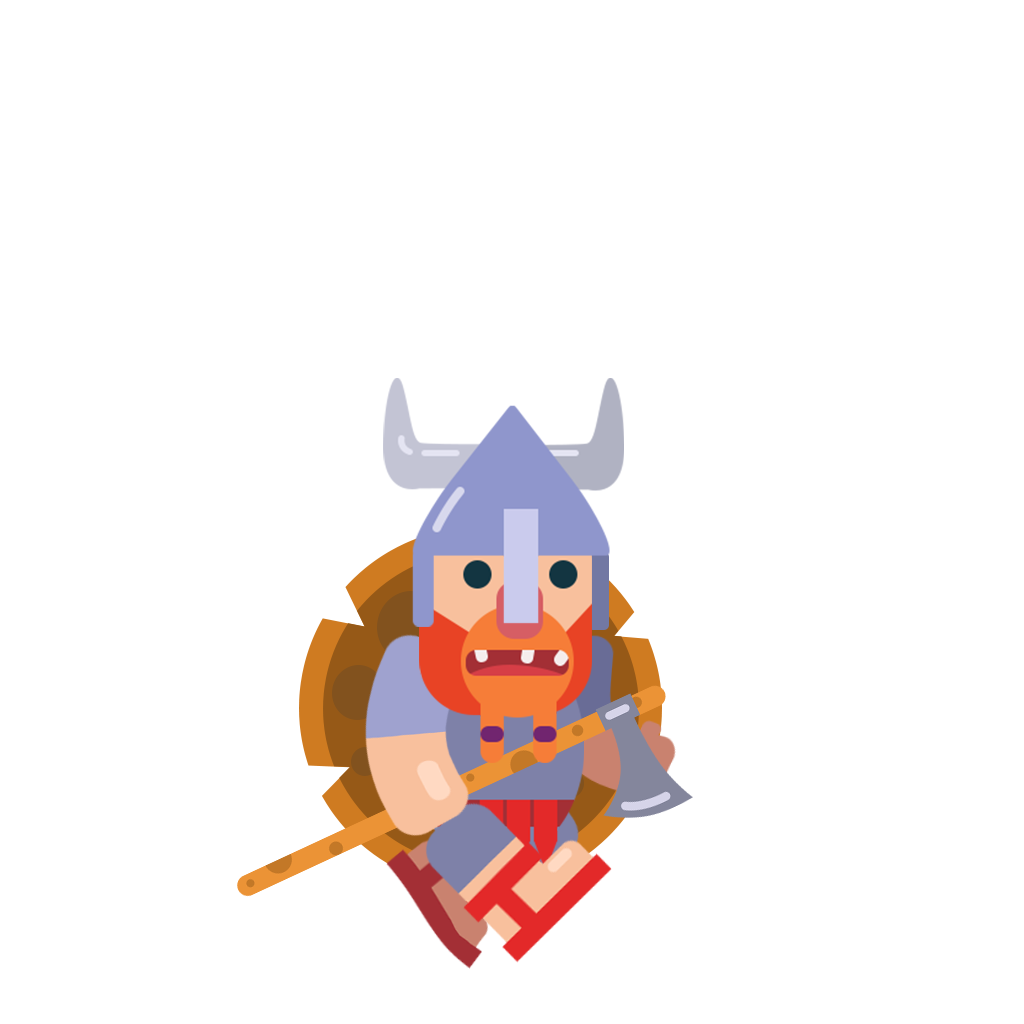
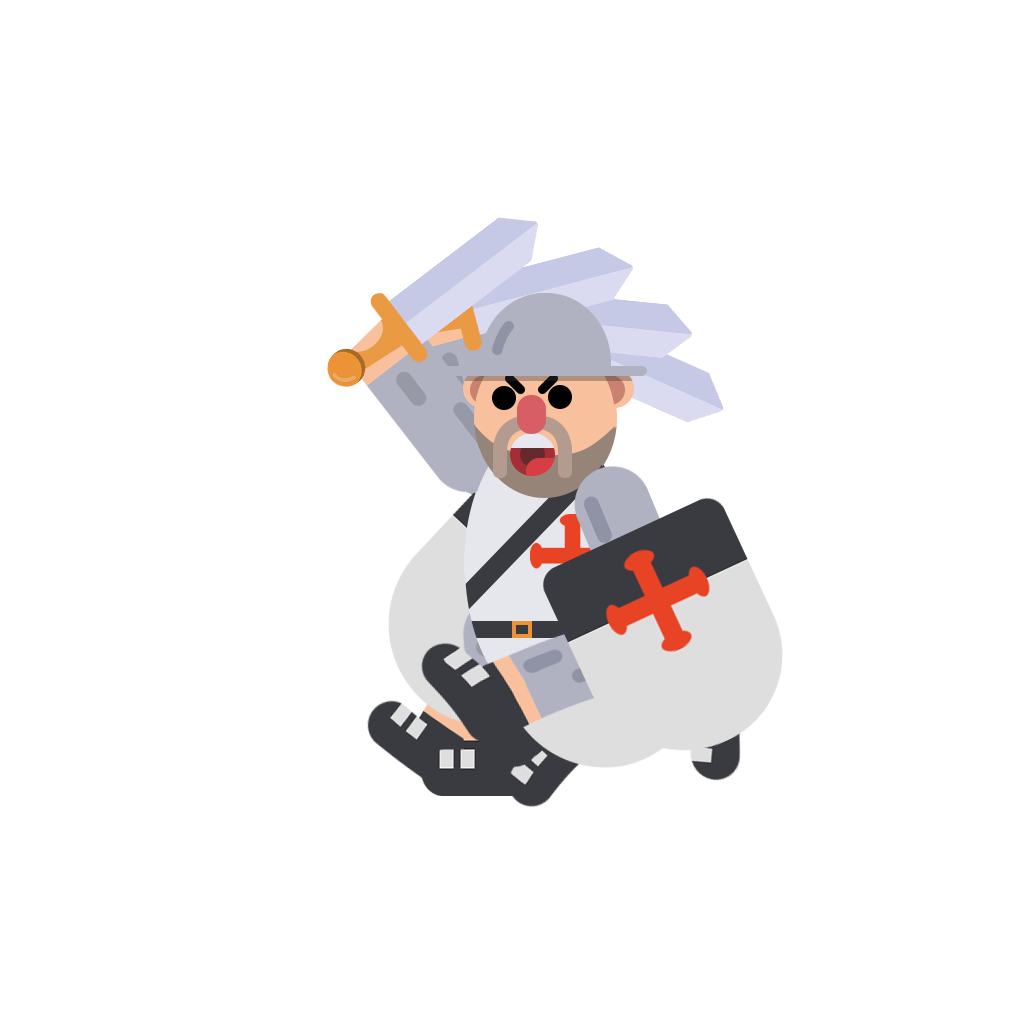
Comparing the layer stacks of the two 1024 × 1024 images. Changes:
added layer "Up" (1st of 3) above "kickoff" over [327, 217, 783, 752]
added layer "kickoff" (1st of 3) above "Passing" over [381, 247, 706, 808]
added layer "Passing" (1st of 3) above "Contact" over [421, 275, 745, 796]
added layer "Contact" (1st of 3) above "Character" over [366, 292, 777, 788]
added group "Character" with 4 layers above "v1" over [236, 364, 750, 969]
hid "Up" (2nd of 3, in "Character"), moved it into group "Character" over [295, 364, 750, 938]
hid "kickoff" (2nd of 3, in "Character"), moved it into group "Character" over [236, 378, 693, 969]
hid "Passing" (2nd of 3, in "Character"), moved it into group "Character" over [236, 388, 714, 956]
hid "Contact" (2nd of 3, in "Character"), moved it into group "Character" over [236, 377, 747, 969]
